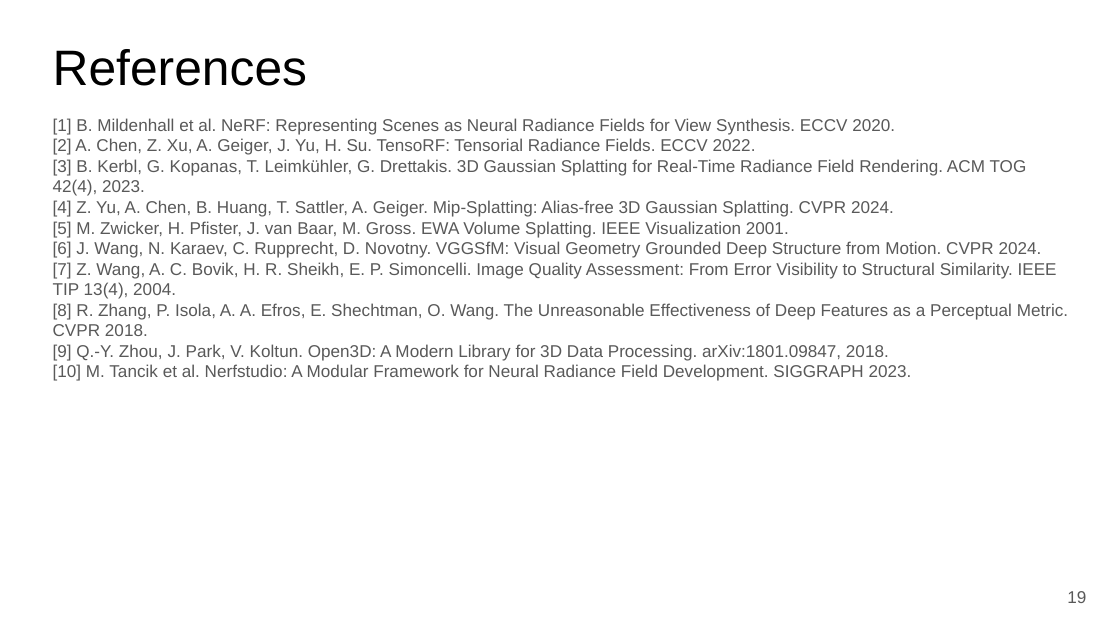
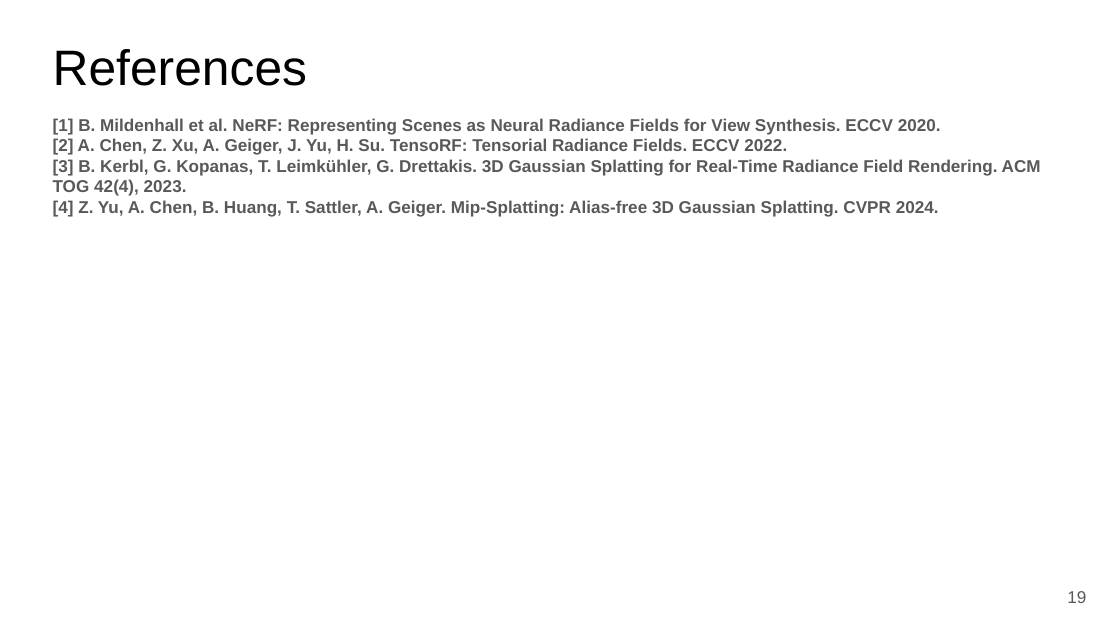
Before and after one commit to anas2908/cv802_assignment_3, a slide deck: slide 25 of docs/slides/CV802_SP3_novel_view_synthesis.pptx (slide 19 before the commit). Drawn at 1120x630 pixels with LibreOffice and Linux fonts; fonts in the diff are those of the drawing. Boxes give left, top, right and bottom in pixels: in the first picture for what was removed or moved away, otherwise in the second. Text is boxed around its words. In the diff, an @@ line names an element or a change of style, - is before the commit and + after.

```diff
--- a/docs/slides/CV802_SP3_novel_view_synthesis.pptx
+++ b/docs/slides/CV802_SP3_novel_view_synthesis.pptx
@@ text "[1] B. Mildenhall et al. ..." at <box>53,118,1041,217</box>: bold on @@
@@ text at <box>53,221,1068,381</box>: paragraphs removed @@
-[5] M. Zwicker, H. Pfister, J. van Baar, M. Gross. EWA Volume Splatting. IEEE Visualization 2001.
-[6] J. Wang, N. Karaev, C. Rupprecht, D. Novotny. VGGSfM: Visual Geometry Grounded Deep Structure from Motion. CVPR 2024.
-[7] Z. Wang, A. C. Bovik, H. R. Sheikh, E. P. Simoncelli. Image Quality Assessment: From Error Visibility to Structural Similarity. IEEE TIP 13(4), 2004.
-[8] R. Zhang, P. Isola, A. A. Efros, E. Shechtman, O. Wang. The Unreasonable Effectiveness of Deep Features as a Perceptual Metric. CVPR 2018.
-[9] Q.-Y. Zhou, J. Park, V. Koltun. Open3D: A Modern Library for 3D Data Processing. arXiv:1801.09847, 2018.
-[10] M. Tancik et al. Nerfstudio: A Modular Framework for Neural Radiance Field Development. SIGGRAPH 2023.
```
Also in this commit, not shown: 14 other slides changed, 7 slides added, 1 slide removed, 5 other files.
